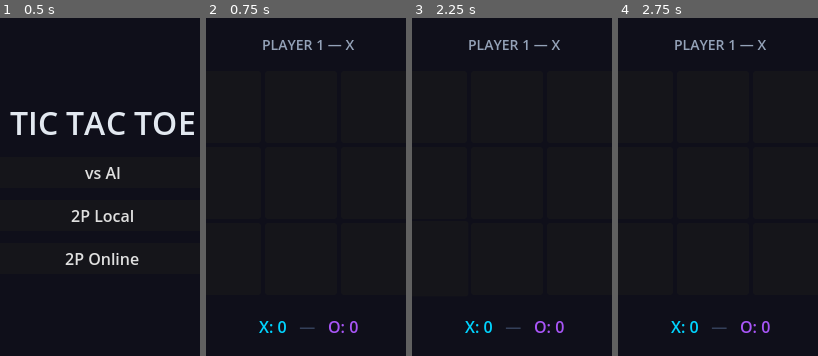
Above: before the commit, frames 1-4 (left to right).
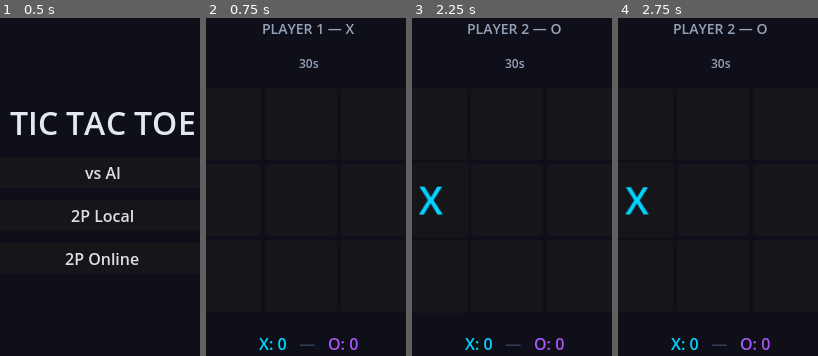
Above: after the commit, the same moments.

Repository: weilies/nexus-arcade
Game: Godot game, scene res://scenes/MainMenu.tscn
Two runs of this game, one before a commit and one after it. Both use one fixed random seed, a clock stepped at 60 frames per second and the inputs below.
Inputs (mouse positions are in pixels of both pictures, inside the frame that each line leads up to):
- Up to frame 1 (0.5 s): no input
- Up to frame 2 (0.75 s): click "2P Local" at 0.5 s
- Up to frame 3 (2.25 s): tap Enter at 1.25 s; move the mouse to (outside the picture) at 1.27 s; click (outside the picture) at 1.42 s; tap Space at 2 s; drag from (420, 217) to (492, 315) at 2.02 s
- Up to frame 4 (2.75 s): no input

Frame 1 is identical in both runs. In frame 2, 2.2% of the frame differs, in the area x 26-76%, y 1-99%; in frame 3, 2.8%, in the area x 3-76%, y 1-99%; in frame 4, 2.8%.
Error in both runs: Invalid type in function 'init' in base 'Node (SupabaseClient)'. Cannot convert argument 1 from Nil to String. (res://scripts/Globals.gd:7)

Commit message:
feat: online multiplayer mode with Realtime sync and TurnTimer
Co-Authored-By: Claude Sonnet 4.6 <noreply@anthropic.com>

Diff:
--- a/games/tic-tac-toe/scenes/GameBoard.gd
+++ b/games/tic-tac-toe/scenes/GameBoard.gd
@@ -9,6 +9,11 @@
 var _ai_difficulty: TicTacToeAI.Difficulty
 var _score_x: int = 0
 var _score_o: int = 0
+var _room_id: String = ""
+var _player_mark: GameState.Player = GameState.Player.X
+var _supabase_ref: SupabaseClient
+var _turn_timer: TurnTimer
+var _bridge: PortalBridge
 
 func setup_vs_ai(difficulty: TicTacToeAI.Difficulty) -> void:
 	_mode = Mode.VS_AI
@@ -18,13 +23,31 @@
 func setup_local() -> void:
 	_mode = Mode.LOCAL
 
-func setup_online(_room_id: String, _player_mark: GameState.Player, _supabase) -> void:
+func setup_online(room_id: String, player_mark: GameState.Player, sb: SupabaseClient) -> void:
 	_mode = Mode.ONLINE
+	_room_id = room_id
+	_player_mark = player_mark
+	_supabase_ref = sb
 
 func _ready() -> void:
 	_state = GameState.new()
+	_bridge = $Bridge if has_node("Bridge") else null
+	if _bridge:
+		_bridge.send_game_ready()
+
+	_turn_timer = TurnTimer.new()
+	if has_node("VBoxContainer/LblTimer"):
+		_turn_timer.setup($VBoxContainer/LblTimer)
+	add_child(_turn_timer)
+	_turn_timer.timed_out.connect(_on_turn_timeout)
+
 	_connect_cells()
 	_refresh_ui()
+
+	if _mode == Mode.ONLINE:
+		_supabase_ref.realtime_message.connect(_on_online_message)
+		if _player_mark == GameState.Player.X:
+			_turn_timer.start()
 
 func _connect_cells() -> void:
 	for i in 9:
@@ -48,6 +71,9 @@
 	if not event.pressed or event.button_index != MOUSE_BUTTON_LEFT:
 		return
 	if _mode == Mode.ONLINE:
+		if _state.current_turn != _player_mark:
+			return
+		_do_place_online(cell_index)
 		return
 	_do_place(cell_index)
 
@@ -66,6 +92,48 @@
 	var cell = _ai.get_move(_state, _ai_difficulty)
 	if cell >= 0:
 		_do_place(cell)
+
+func _do_place_online(cell_index: int) -> void:
+	if not _state.place(cell_index):
+		return
+	_turn_timer.stop()
+	_animate_piece(cell_index)
+	_supabase_ref.broadcast("room:" + _room_id, "move",
+		{"cell": cell_index, "player": GameState.player_to_str(_player_mark)})
+	_supabase_ref.patch_row("game_rooms", "id=eq." + _room_id,
+		{"state": _state.to_dict()})
+	_refresh_ui()
+	if _state.result != GameState.GameResult.ONGOING:
+		_on_game_over()
+
+func _on_online_message(channel: String, event: String, payload: Dictionary) -> void:
+	if channel != "room:" + _room_id:
+		return
+	match event:
+		"move":
+			var cell: int = payload.get("cell", -1)
+			if cell < 0:
+				return
+			_turn_timer.stop()
+			_state.place(cell)
+			_animate_piece(cell)
+			_refresh_ui()
+			if _state.result != GameState.GameResult.ONGOING:
+				_on_game_over()
+			else:
+				_turn_timer.start()
+		"forfeit":
+			_turn_timer.stop()
+			_declare_winner_by_forfeit()
+
+func _on_turn_timeout() -> void:
+	_supabase_ref.broadcast("room:" + _room_id, "forfeit",
+		{"player": GameState.player_to_str(_player_mark)})
+	_declare_winner_by_forfeit()
+
+func _declare_winner_by_forfeit() -> void:
+	_state.result = GameState.GameResult.X_WINS if _player_mark == GameState.Player.O else GameState.GameResult.O_WINS
+	_on_game_over()
 
 func _animate_piece(cell_index: int) -> void:
 	var cell = $VBoxContainer/Grid.get_child(cell_index)
@@ -128,6 +196,24 @@
 		GameState.GameResult.O_WINS: winner = "O"
 		_: winner = "draw"
 
+	var score: int
+	if _state.result == GameState.GameResult.DRAW:
+		score = 50
+	elif (winner == "X" and _player_mark == GameState.Player.X) or (winner == "O" and _player_mark == GameState.Player.O):
+		score = 100
+	else:
+		score = 0
+
+	var mode_str: String
+	match _mode:
+		Mode.VS_AI: mode_str = "solo"
+		Mode.LOCAL: mode_str = "local"
+		Mode.ONLINE: mode_str = "online"
+		_: mode_str = "solo"
+
+	if _bridge:
+		_bridge.send_match_end(winner, mode_str, score)
+
 	_highlight_win_line()
 	var game_over = load("res://scenes/GameOver.tscn").instantiate()
 	game_over.setup(winner, _score_x, _score_o, _mode, self)
--- a/games/tic-tac-toe/scenes/GameBoard.tscn
+++ b/games/tic-tac-toe/scenes/GameBoard.tscn
@@ -1,6 +1,7 @@
-[gd_scene load_steps=2 format=3 uid="uid://game_board"]
+[gd_scene load_steps=3 format=3 uid="uid://game_board"]
 
 [ext_resource type="Script" path="res://scenes/GameBoard.gd" id="1_gameboard"]
+[ext_resource type="Script" path="res://scripts/PortalBridge.gd" id="2_portalbridge"]
 
 [node name="GameBoard" type="Control"]
 layout_mode = 3
@@ -34,6 +35,13 @@
 layout_mode = 2
 text = "YOUR TURN — X"
 theme_override_font_sizes/font_size = 14
+theme_override_colors/font_color = Color(0.58, 0.635, 0.722, 1)
+horizontal_alignment = 1
+
+[node name="LblTimer" type="Label" parent="VBoxContainer"]
+layout_mode = 2
+text = "30s"
+theme_override_font_sizes/font_size = 12
 theme_override_colors/font_color = Color(0.58, 0.635, 0.722, 1)
 horizontal_alignment = 1
 
@@ -170,3 +178,6 @@
 layout_mode = 2
 text = "O: 0"
 theme_override_colors/font_color = Color(0.659, 0.333, 0.969, 1)
+
+[node name="Bridge" type="Node" parent="."]
+script = ExtResource("2_portalbridge")
